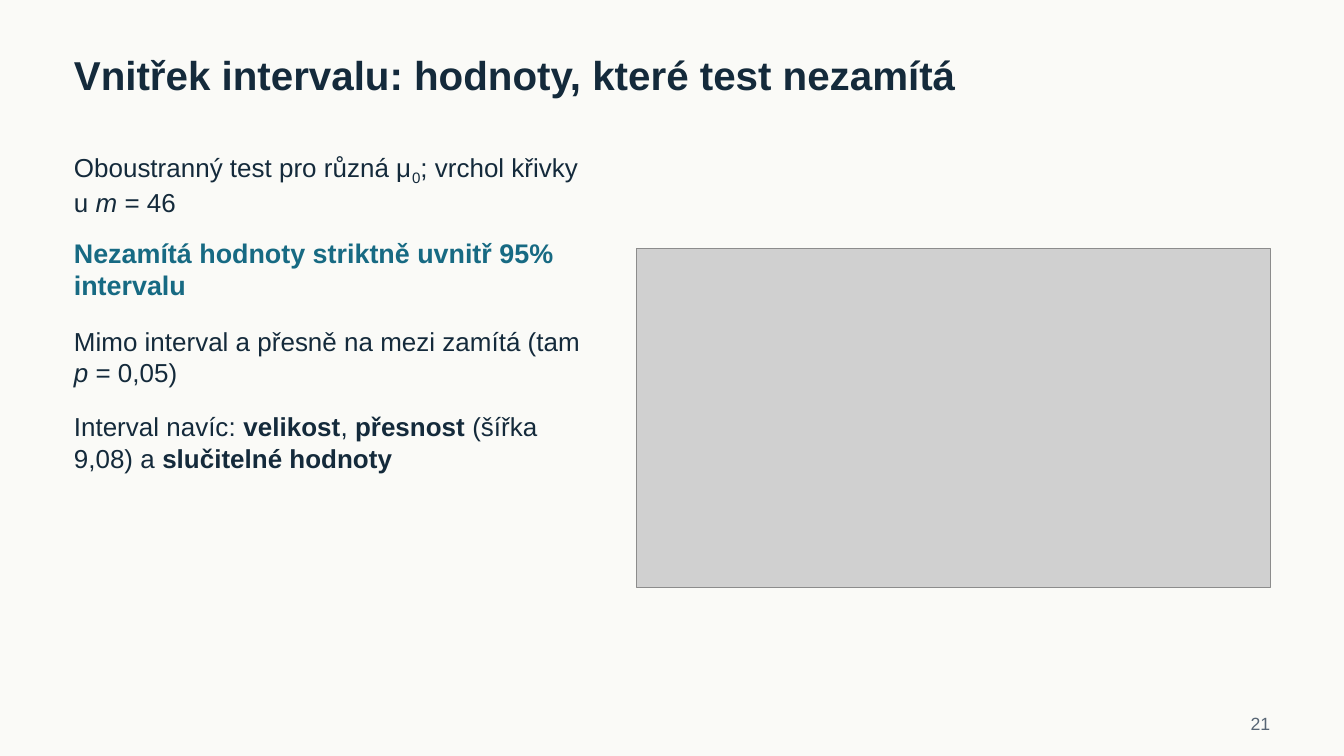
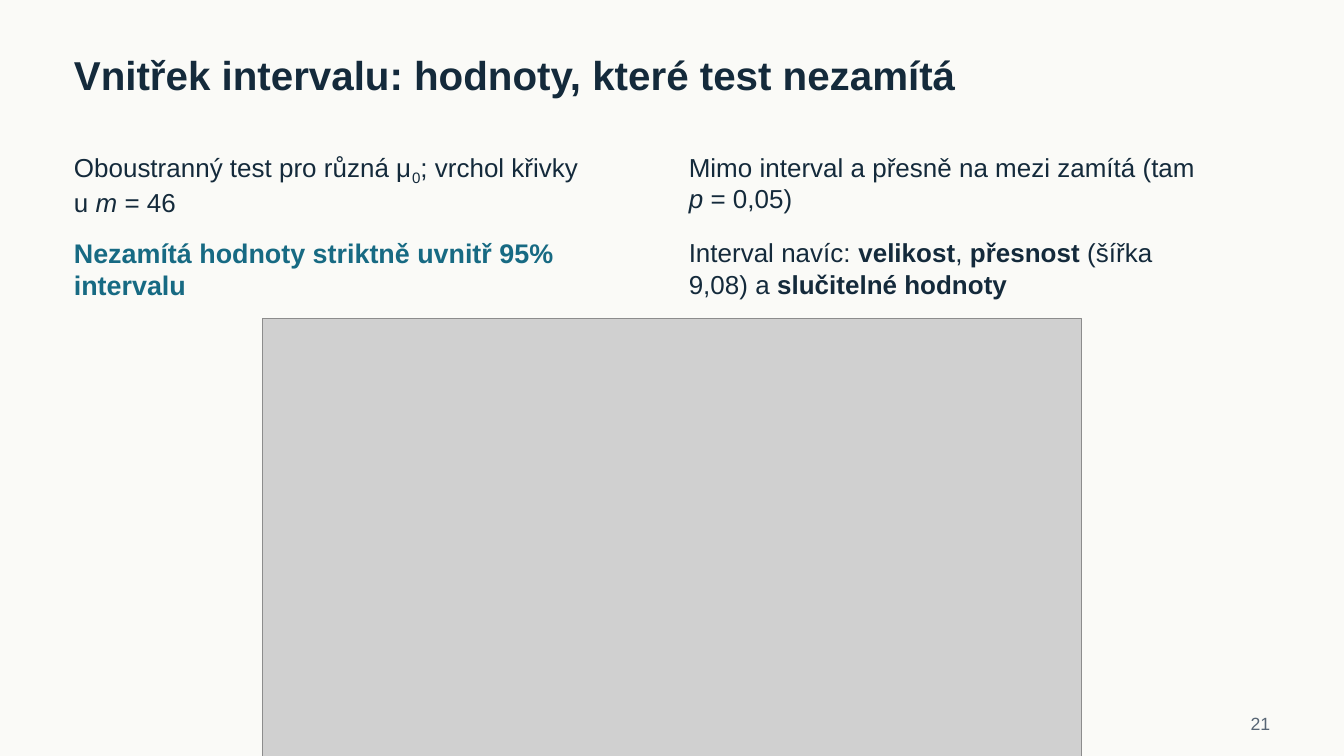
Before and after one commit to reckak/statistics-for-psychology, a slide deck: slide 21 of presentations/kapitola_07_interval_t_test_a_ekvivalence.pptx. Drawn at 1344x756 pixels with LibreOffice and Linux fonts; fonts in the diff are those of the drawing; grey boxes stand for pictures. Boxes give left, top, right and bottom in pixels: in the first picture for what was removed or moved away, otherwise in the second. Text is boxed around its words. In the diff, an @@ line names an element or a change of style, - is before the commit and + after.

```diff
--- a/presentations/kapitola_07_interval_t_test_a_ekvivalence.pptx
+++ b/presentations/kapitola_07_interval_t_test_a_ekvivalence.pptx
@@ text "Mimo interval a přesně na ..." moved from (x1=74, y1=332, x2=580, y2=388) to (x1=689, y1=158, x2=1195, y2=214) @@
@@ text "Interval navíc: velikost, přesnost (šířka ..." moved from (x1=74, y1=416, x2=537, y2=474) to (x1=689, y1=242, x2=1152, y2=300) @@
@@ picture resized from (x1=637, y1=248, x2=1270, y2=587) to (x1=263, y1=318, x2=1082, y2=756) @@
```
Also in this commit, not shown: 9 other slides changed, 2 other files.
